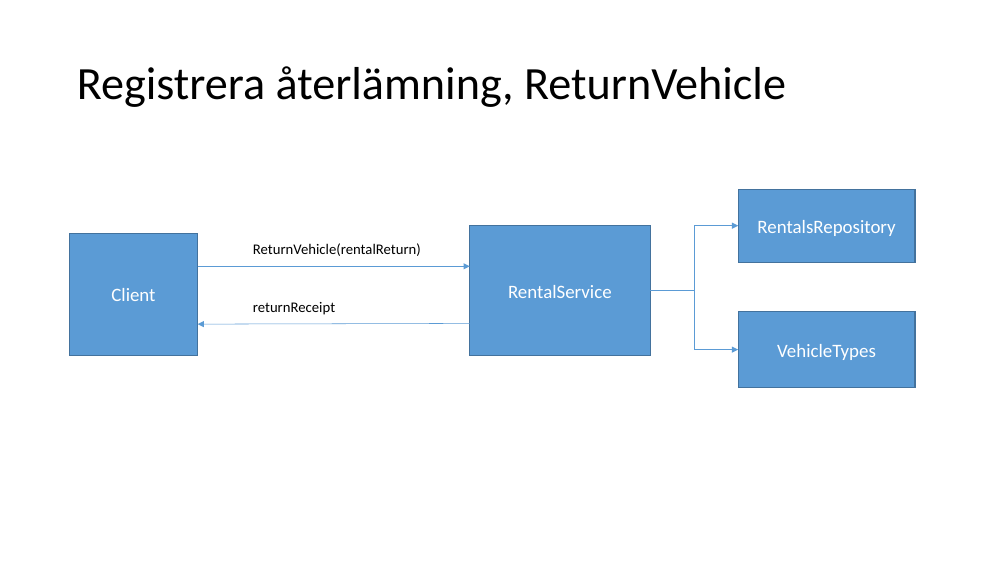
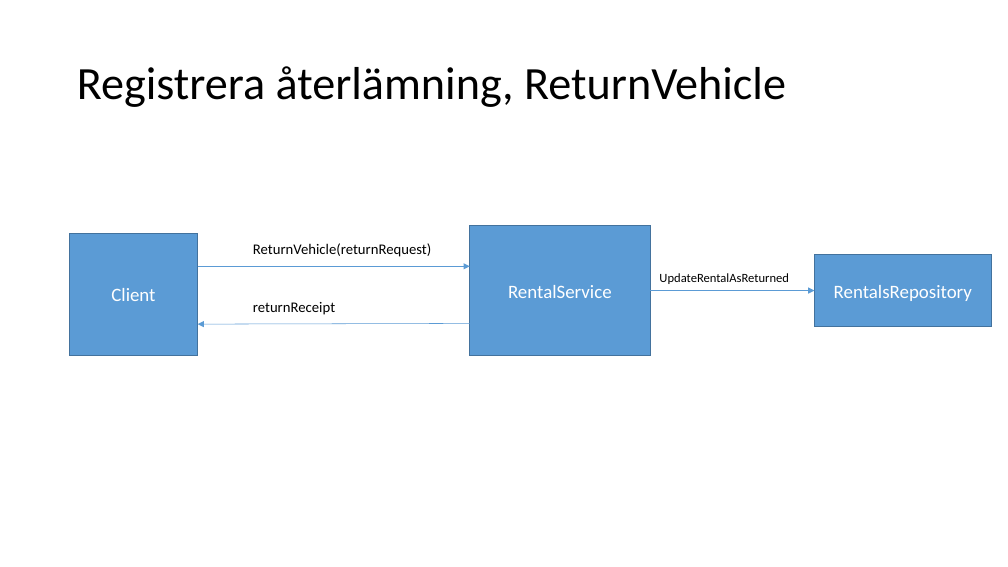
Before and after one commit to LarsBergqvist/CarRentalService, a slide deck: slide 7 of CarRentalService - Lars Bergqvist.pptx. Drawn at 1008x567 pixels with LibreOffice and Linux fonts; fonts in the diff are those of the drawing. Boxes give left, top, right and bottom in pixels: in the first picture for what was removed or moved away, otherwise in the second. Text is boxed around its words. In the diff, an @@ line names an element or a change of style, - is before the commit and + after.

```diff
--- a/CarRentalService - Lars Bergqvist.pptx
+++ b/CarRentalService - Lars Bergqvist.pptx
@@ elbow arrow removed from (650, 290) to (738, 226) @@
@@ text at [253,243,431,257]: text changed @@
-ReturnVehicle(rentalReturn)
+ReturnVehicle(returnRequest)
@@ rectangle "RentalsRepository": place and size @@
-rectangle "RentalsRepository" at [738,189,915,262]
+rectangle "RentalsRepository" at [814,254,991,327]
@@ elbow arrow moved from (650, 290) - (738, 350) to (650, 290) - (814, 290) @@
@@ text added at [659,273,789,284], 12 pt, text #000000 @@
+UpdateRentalAsReturned
@@ rectangle removed at [738,312,915,387] @@
-VehicleTypes
```
Also in this commit, not shown: 4 other slides changed.
